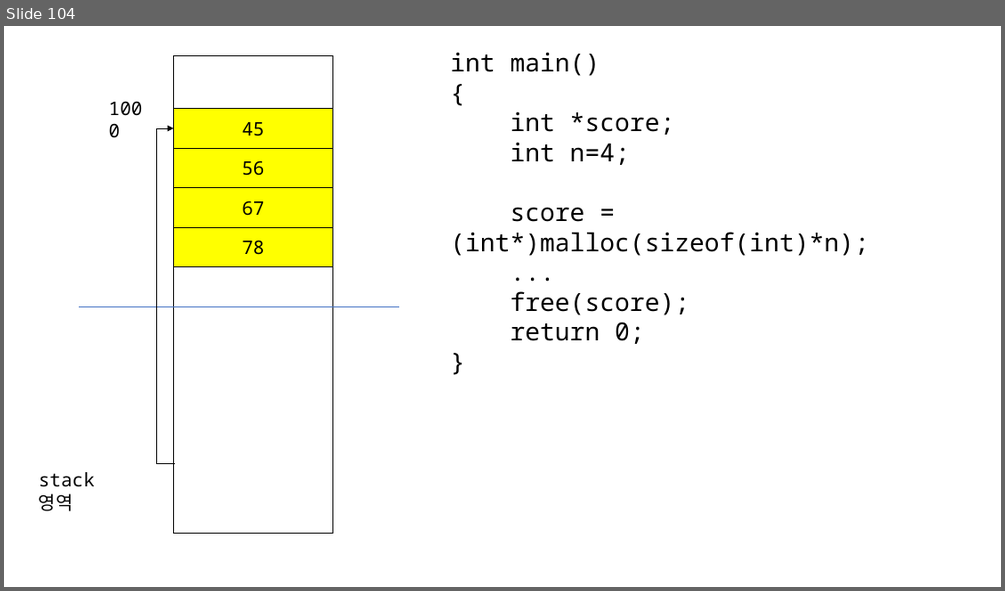
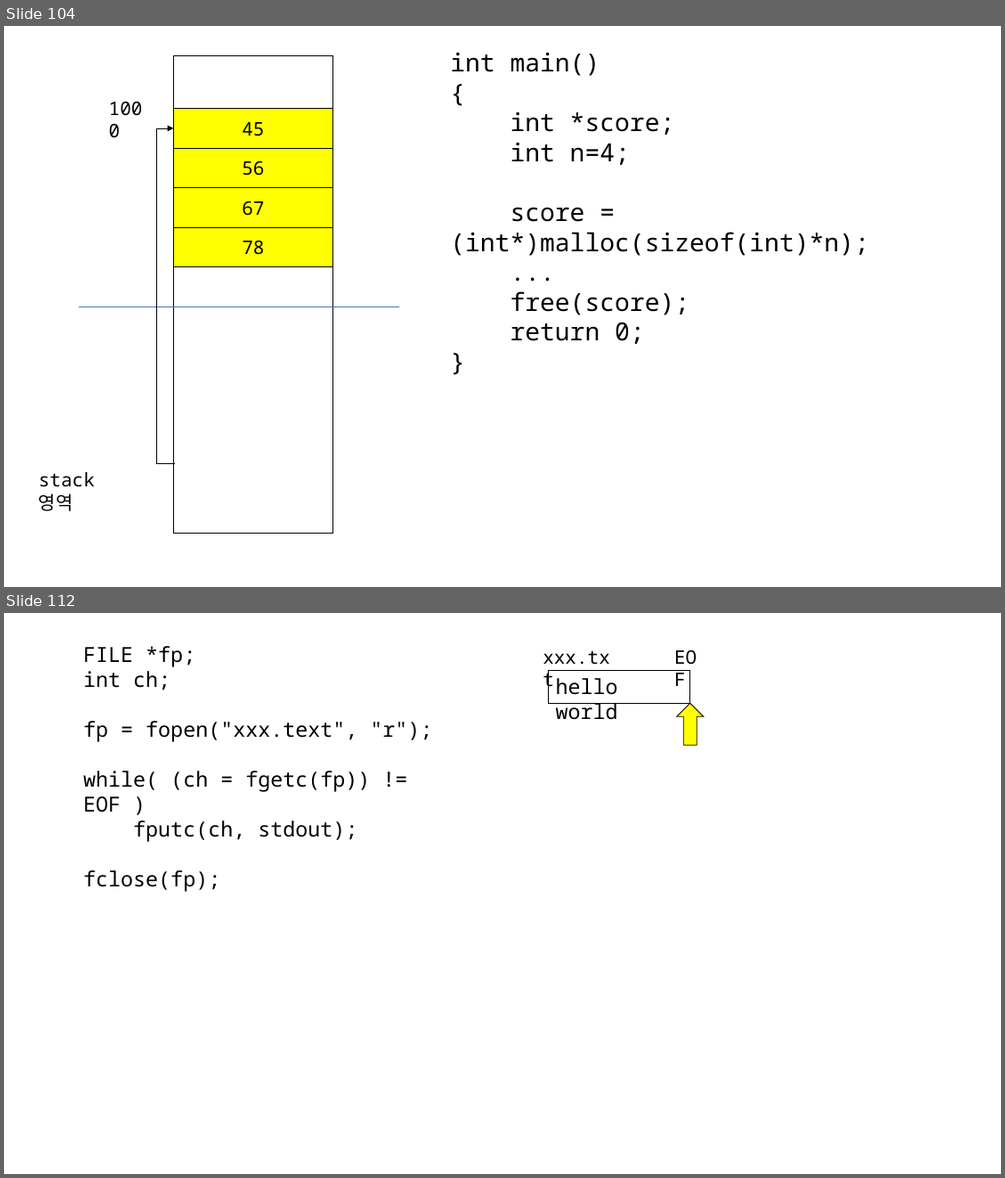
Before and after one commit to imguru-mooc/C_basic_AIR, a slide deck: C_판서.pptx. Shown one above the other, each under a label of ours: slide 104 before the commit, slides 104 and 112 after it; the slides between them are not shown. The pictures are 1005x591 and 1005x1178 pixels, drawn with LibreOffice and Linux fonts; fonts in the diff are those of the drawing. Boxes give left, top, right and bottom in pixels: in the first picture for what was removed or moved away, otherwise in the second. Text is boxed around its words. In the diff, an @@ line names an element or a change of style, - is before the commit and + after.

```diff
--- a/C_판서.pptx
+++ b/C_판서.pptx
@@ slide 112 added at [4, 613, 1001, 1174], background #FFFFFF @@
@@ text added at [83, 646, 432, 892], 20 pt, text #000000 @@
+FILE *fp;
+int ch;
+fp = fopen("xxx.text", "r");
+while( (ch = fgetc(fp)) != EOF )
+fputc(ch, stdout);
+fclose(fp);
@@ text added at [542, 650, 610, 665], 18 pt, text #000000 @@
+xxx.txt
@@ text added at [667, 641, 713, 672], 18 pt, text #000000 @@
+EOF
@@ rectangle added at [549, 671, 690, 704], outline #000000 0.75 pt, 20 pt, text #000000 @@
+hello world
@@ down arrow added at [677, 704, 704, 746], fill #FFFF00, outline #000000 0.75 pt @@
```
Also in this commit, not shown: 8 other slides added.
